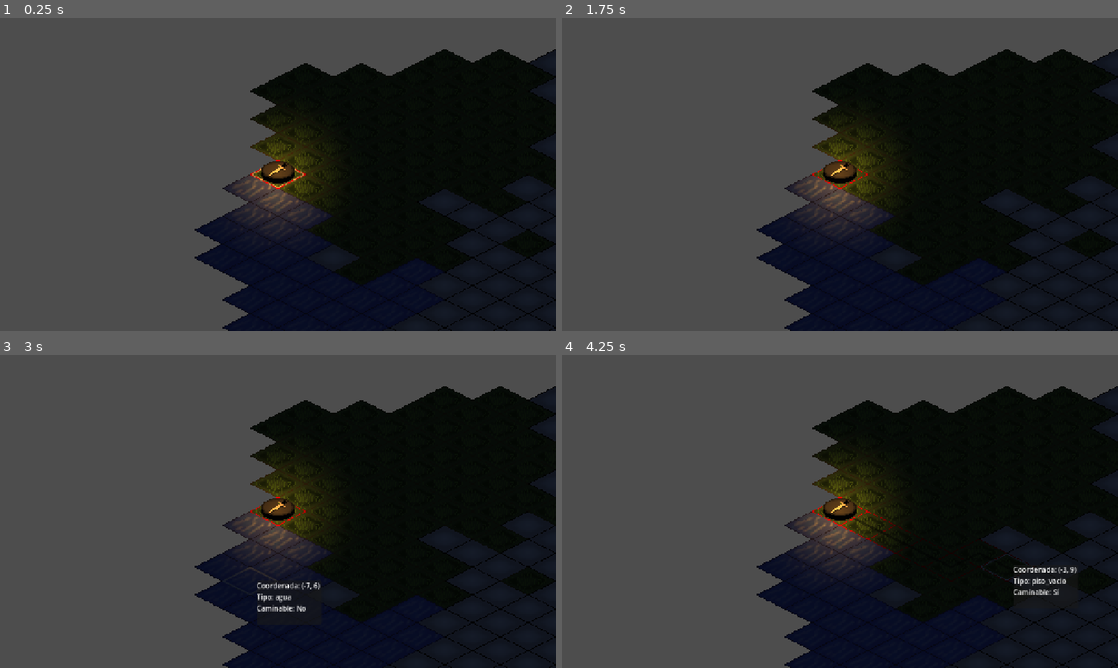
Above: before the commit, frames 1-4 (two rows, left to right).
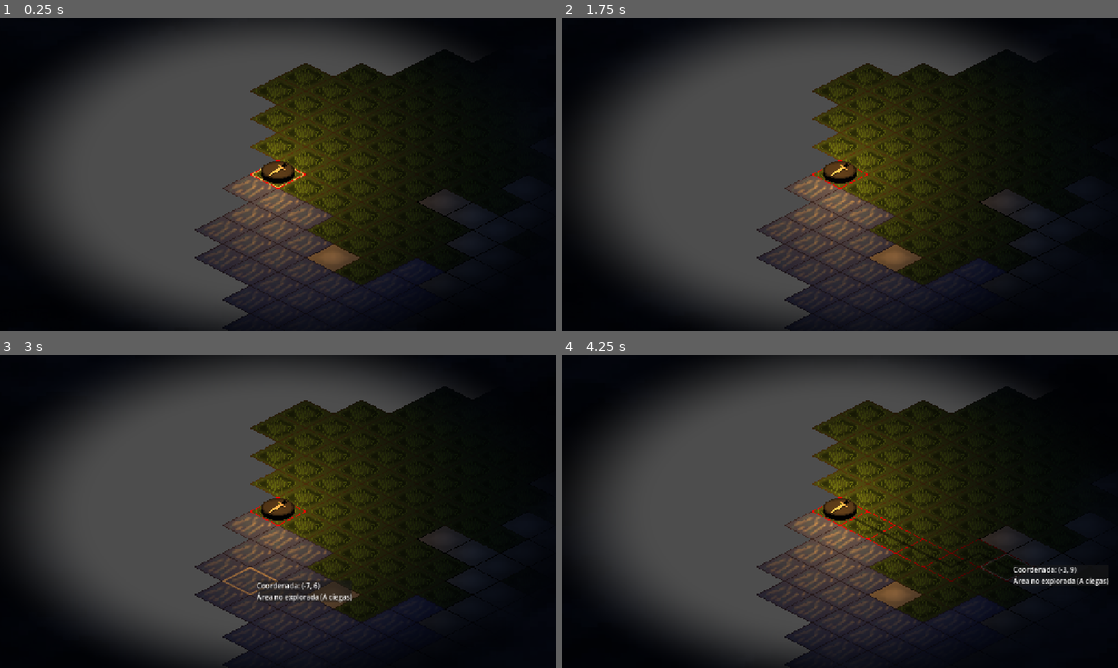
Above: after the commit, the same moments.

Repository: Jhonch1s/Exhume.edu
Game: Godot game, scene res://scenes/escenario_base/escenario_base.tscn
Two runs of this game, one before a commit and one after it. Both use one fixed random seed, a clock stepped at 60 frames per second and the inputs below.
Inputs (mouse positions are in pixels of both pictures, inside the frame that each line leads up to):
- Up to frame 1 (0.25 s): no input
- Up to frame 2 (1.75 s): tap Enter at 0.5 s; move the mouse to (962, 158) at 0.52 s; click (962, 158) at 0.67 s; tap Space at 1.25 s; move the mouse to (728, 190) at 1.27 s; click (728, 190) at 1.42 s
- Up to frame 3 (3 s): tap Enter at 2 s; move the mouse to (333, 442) at 2.02 s; click (333, 442) at 2.17 s; tap Space at 2.75 s; move the mouse to (250, 574) at 2.77 s; click (250, 574) at 2.92 s
- Up to frame 4 (4.25 s): move the mouse to (1006, 558) at 3.52 s; click (1006, 558) at 3.67 s

The runs differ from the first frame. In frame 1, 41% of the frame differs, in the area x 0-100%, y 0-100%; in frame 2, 41%; in frame 3, 38%; in frame 4, 41%.

Commit message:
feature2_MP/niebla con movimiento, bug antorcha, cansancio pasos + cosas

Diff:
--- a/scenes/escenario_base/escenario_base.gd
+++ b/scenes/escenario_base/escenario_base.gd
@@ -7,8 +7,10 @@
 @onready var texto_info: Label = $CanvasLayer/PanelDetalle/TextoInfo
 @onready var camera_2d: Camera2D = $Camera2D
 @onready var capa_camino: TileMapLayer = $CapaCamino
+@onready var niebla_shader: ColorRect = $NieblaShader
 
 const ESCENA_FICHA=preload("res://scenes/ficha/ficha.tscn")
+const maximoAntorcha: int = 50
 
 # estructura de datos central
 # algo como { Vector2i(0,0): {"tipo": "pasto", "ocupado": false} }
@@ -22,9 +24,11 @@
 	tablero.generar_desde_zona(zona_actual)
 	pathfinding.inicializar(tablero.datos)
 	spawnear_ficha_inicial()
+	actualizar_luz_niebla()
 
 func _process(_delta : float) -> void:
 	centrar_camara_en_ficha()
+	actualizar_luz_niebla()
 
 	if ficha_jugador and ficha_jugador.esta_moviendose:
 		capa_selector.clear()
@@ -68,20 +72,24 @@
 
 func _manejar_clic_izquierdo(coord: Vector2i)->void:
 	if tablero.es_celda_valida(coord):
-		# logica del dialogo o menu a futuro
-		var datos = tablero.obtener_datos_celda(coord)
-
-		# se construye texto segun lo guardado en el diccionario
-		var info_texto = "Coordenada: "+ str(coord)+"\n"
-		info_texto += "Tipo: " + datos["zona"] + "\n"
-		info_texto += "Caminable: " + ("Sí" if datos["caminable"] else "No") + "\n"
-		if datos["contenido"] != null:
-			info_texto+= "Contenido: Ficha presente \n"
-		if datos["damage"] != null:
-			info_texto += "¡PELIGRO!: Daño de " + str(datos["damage"]["tipo"])
-
-		# mostramos la info en la interfaz
-		texto_info.text = info_texto
+		if not _esta_en_rango_vision(coord):
+			texto_info.text = "Coordenada: " + str(coord) + "\nÁrea no explorada (A ciegas)"
+		else:
+
+			# logica del dialogo o menu a futuro
+			var datos = tablero.obtener_datos_celda(coord)
+
+			# se construye texto segun lo guardado en el diccionario
+			var info_texto = "Coordenada: "+ str(coord)+"\n"
+			info_texto += "Tipo: " + datos["zona"] + "\n"
+			info_texto += "Caminable: " + ("Sí" if datos["caminable"] else "No") + "\n"
+			if datos["contenido"] != null:
+				info_texto+= "Contenido: Ficha presente \n"
+			if datos["damage"] != null:
+				info_texto += "¡PELIGRO!: Daño de " + str(datos["damage"]["tipo"])
+
+			# mostramos la info en la interfaz
+			texto_info.text = info_texto
 		panel_detalles.visible = true
 		# aver si anda que el panel este cerca del mouse
 		panel_detalles.global_position = get_viewport().get_mouse_position() + Vector2(15, 15)
@@ -134,22 +142,66 @@
 	ficha_jugador.paso_dado.connect(_on_ficha_paso_dado)
 	tablero.ocupar_celda(coord_inicio, ficha_jugador)
 
-func _on_ficha_paso_dado (nueva_coord: Vector2i)->void:
-	#logica de antorcha
-	ficha_jugador.pasos_antorcha_actual -=1
-
-	# reducir progresivamente el radio de la luz según se agote la antorcha:
-	if ficha_jugador.has_node("PointLight2D"):
-		var luz = ficha_jugador.get_node("PointLight2D")
-		var porcentaje_restante = float(ficha_jugador.pasos_antorcha_actual) / 50.0
-		luz.texture_scale = max(0.5, 2.5 * porcentaje_restante)
+func _on_ficha_paso_dado(_nueva_coord: Vector2i) -> void:
+	# Lógica de antorcha
+	ficha_jugador.pasos_antorcha_actual -= 1
+
+	var porcentaje_restante = float(max(0, ficha_jugador.pasos_antorcha_actual)) / 50.0
+
+	# Reducir progresivamente el radio de la luz (sin el tope alto de 0.5)
+	if ficha_jugador.has_node("Antorcha"):
+		var luz = ficha_jugador.get_node("Antorcha")
+		# Permitimos que baje hasta 0.2 para que se achique visualmente junto con la niebla
+		luz.texture_scale = max(0.1, 2.5 * porcentaje_restante)
 
 	if ficha_jugador.pasos_antorcha_actual <= 0:
 		print("Antorcha consumida")
-		# apagar la luz por completo
-		if ficha_jugador.has_node("PointLight2D"):
-			ficha_jugador.get_node("PointLight2D").enabled = false
+		if ficha_jugador.has_node("Antorcha"):
+			ficha_jugador.get_node("Antorcha").enabled = false
 
 func centrar_camara_en_ficha() -> void:
 	if ficha_jugador and camera_2d:
 		camera_2d.global_position = ficha_jugador.global_position
+
+#apartado visual
+func actualizar_luz_niebla() -> void:
+	#verificamos que esta el jugador y la niebla para que no crashe
+	if not is_instance_valid(ficha_jugador) or not is_instance_valid(niebla_shader):
+		return
+	#traducimos las cordenadas a uv
+	var pos_ficha = ficha_jugador.global_position
+	var pos_rect = niebla_shader.global_position
+	var tamano_rect = niebla_shader.size
+
+	var uv_x = (pos_ficha.x - pos_rect.x) / tamano_rect.x
+	var uv_y = (pos_ficha.y - pos_rect.y) / tamano_rect.y
+	var uv_pos = Vector2(uv_x, uv_y)
+
+	var pasos_antorcha = max(0, ficha_jugador.pasos_antorcha_actual)
+
+	# Usamos un porcentaje (de 0.0 a 1.0) sobre un radio máximo de 0.18
+	var porcentaje: float = float(pasos_antorcha) / 50.0 #ese 50 es el maximo de la antorcha
+
+	# Si se apaga le damos oscuridad absoluta
+	var radio_calculado: float = max(0.0, 0.18 * porcentaje)
+
+	#se lo mandamos pal shader
+	var mat = niebla_shader.material as ShaderMaterial
+	if mat:
+		mat.set_shader_parameter("posicion_jugador", uv_pos)
+		mat.set_shader_parameter("radio_luz", radio_calculado)
+
+#para verificar si una casilla está dentro del alcance visible actual, lo estamos usando para lo del click izquierdo asi no puede hacer trampa
+#se puede agragar para que no ande caminando por lo oscuro pero ta, vemos
+func _esta_en_rango_vision(coord: Vector2i) -> bool:
+	if not ficha_jugador:
+		return false
+
+	#calculamos distancia en casillas desde la ficha a la coordenada destino
+	var dist_casillas = Vector2(ficha_jugador.coordenada_mapa).distance_to(Vector2(coord))
+
+	# calculamos el radio permitido según la antorcha
+	# si tiene 50 la antorcha entonces ilumina 10 casillas, si le quedan 15 pasos ilumina solo 3 casillas
+	var rango_maximo = float(max(0, ficha_jugador.pasos_antorcha_actual)) / maximoAntorcha
+
+	return dist_casillas <= rango_maximo
--- /dev/null
+++ b/scenes/escenario_base/escenario_base.gdshader
@@ -0,0 +1,18 @@
+shader_type canvas_item;
+
+uniform sampler2D textura_niebla: filter_nearest, repeat_enable;
+uniform vec2 posicion_jugador;
+uniform float radio_luz = 0.15;
+uniform float velocidad_movimiento = 0.02;
+
+void fragment() {
+    //mueve la textura de la niebla en el tiempo
+    vec2 uv_animada = UV + vec2(TIME * velocidad_movimiento, TIME * (velocidad_movimiento * 0.5));
+    vec4 color_niebla = texture(textura_niebla, uv_animada);
+
+    // calcula la distancia hacia la ficha/antorcha
+    float dist = distance(UV, posicion_jugador);
+    float mascara_luz = smoothstep(radio_luz * 0.6, radio_luz, dist);
+
+    COLOR = vec4(color_niebla.rgb, color_niebla.a * mascara_luz);
+}
--- a/scenes/escenario_base/escenario_base.tscn
+++ b/scenes/escenario_base/escenario_base.tscn
@@ -1,9 +1,18 @@
 [gd_scene format=3 uid="uid://cq6eyihgiwmey"]
 
 [ext_resource type="Script" uid="uid://csb3u3lb5s2oi" path="res://scenes/escenario_base/escenario_base.gd" id="1_3j2a0"]
-[ext_resource type="PackedScene" uid="uid://21yp2g6tjqu" path="res://scenes/zona1/zona_1.tscn" id="2_3j2a0"]
+[ext_resource type="PackedScene" uid="uid://21yp2g6tjqu" path="res://scenes/Zona1/zona_1.tscn" id="2_3j2a0"]
 [ext_resource type="Texture2D" uid="uid://bj6drlln1vbvq" path="res://assets/test/path_isometric.png" id="2_85xdd"]
 [ext_resource type="TileSet" uid="uid://b514khvcqn1oi" path="res://assets/tile_sets/basics.tres" id="3_elvtm"]
+[ext_resource type="Shader" uid="uid://bd1ru2hdb8q3x" path="res://scenes/escenario_base/escenario_base.gdshader" id="3_m8dhx"]
+[ext_resource type="Texture2D" uid="uid://b47l603pmxva7" path="res://assets/test/niebla.png" id="4_3ubgt"]
+
+[sub_resource type="ShaderMaterial" id="ShaderMaterial_maugy"]
+shader = ExtResource("3_m8dhx")
+shader_parameter/textura_niebla = ExtResource("4_3ubgt")
+shader_parameter/posicion_jugador = Vector2(-1, -1)
+shader_parameter/radio_luz = 0.1
+shader_parameter/velocidad_movimiento = 0.02
 
 [sub_resource type="TileSetAtlasSource" id="TileSetAtlasSource_m8dhx"]
 texture = ExtResource("2_85xdd")
@@ -88,6 +97,15 @@
 
 [node name="Zona1" parent="." unique_id=1662731053 instance=ExtResource("2_3j2a0")]
 
+[node name="NieblaShader" type="ColorRect" parent="." unique_id=2000872246]
+z_index = 5
+material = SubResource("ShaderMaterial_maugy")
+offset_left = -500.0
+offset_top = -500.0
+offset_right = 1500.0
+offset_bottom = 700.0
+mouse_filter = 2
+
 [node name="CapaSelector" type="TileMapLayer" parent="." unique_id=1500853187]
 tile_set = ExtResource("3_elvtm")
 
@@ -106,5 +124,5 @@
 custom_minimum_size = Vector2(150, 0)
 layout_mode = 2
 
-[node name="CanvasModulate" type="CanvasModulate" parent="." unique_id=1869572455]
+[node name="FondoOscuro" type="CanvasModulate" parent="." unique_id=1869572455]
 color = Color(0.08235294, 0.105882354, 0.15686275, 1)
--- a/scenes/ficha/ficha.gd
+++ b/scenes/ficha/ficha.gd
@@ -8,8 +8,8 @@
 var fue: int = 3
 var des: int = 4
 var vol: int = 2
-var energia_maxima: int = 20
-var energia_actual: int = 20
+var energia_maxima: int = 50
+var energia_actual: int = 50
 
 #cosas de exhume
 var pv_max: int
--- a/scenes/ficha/ficha.tscn
+++ b/scenes/ficha/ficha.tscn
@@ -25,8 +25,10 @@
 hframes = 3
 vframes = 4
 
-[node name="PointLight2D" type="PointLight2D" parent="." unique_id=360061408]
+[node name="Antorcha" type="PointLight2D" parent="." unique_id=360061408]
 color = Color(1, 0.6, 0.2, 1)
 energy = 1.2
+shadow_enabled = true
 texture = SubResource("GradientTexture2D_85xdd")
+texture_scale = 2.5
 script = ExtResource("3_bh6u4")
Binary file added: assets/test/niebla.png
Not shown, added: assets/test/niebla.png.import
Not shown, added: scenes/escenario_base/escenario_base.gdshader.uid
